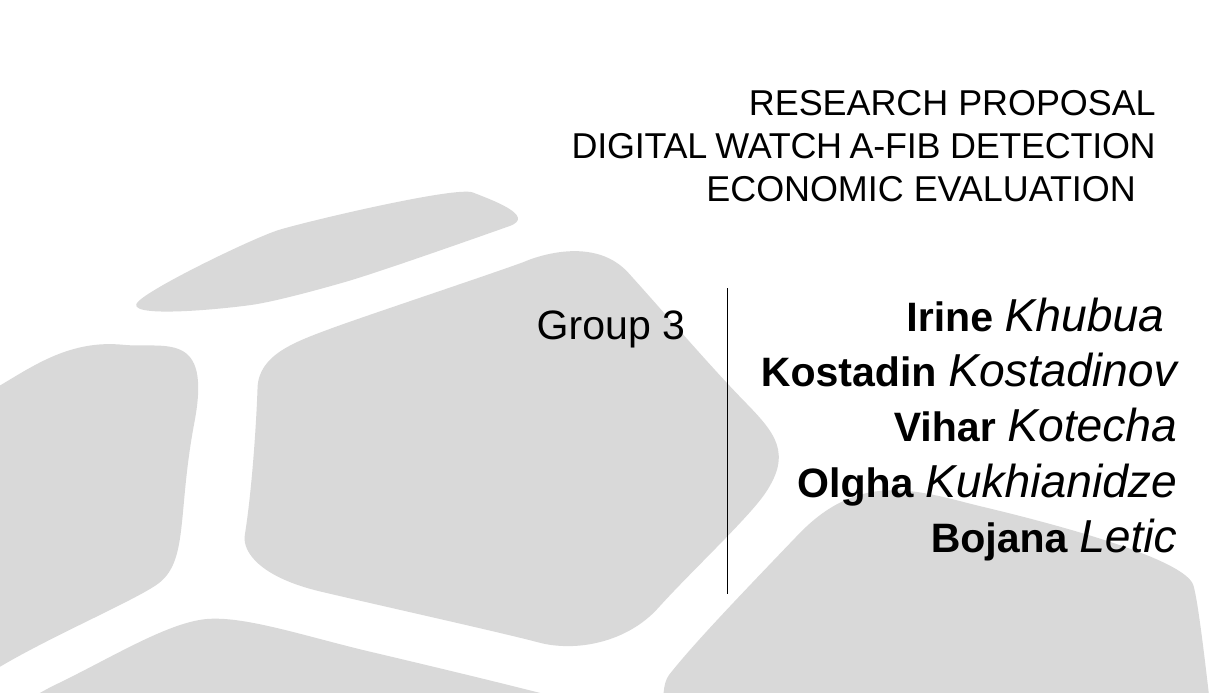
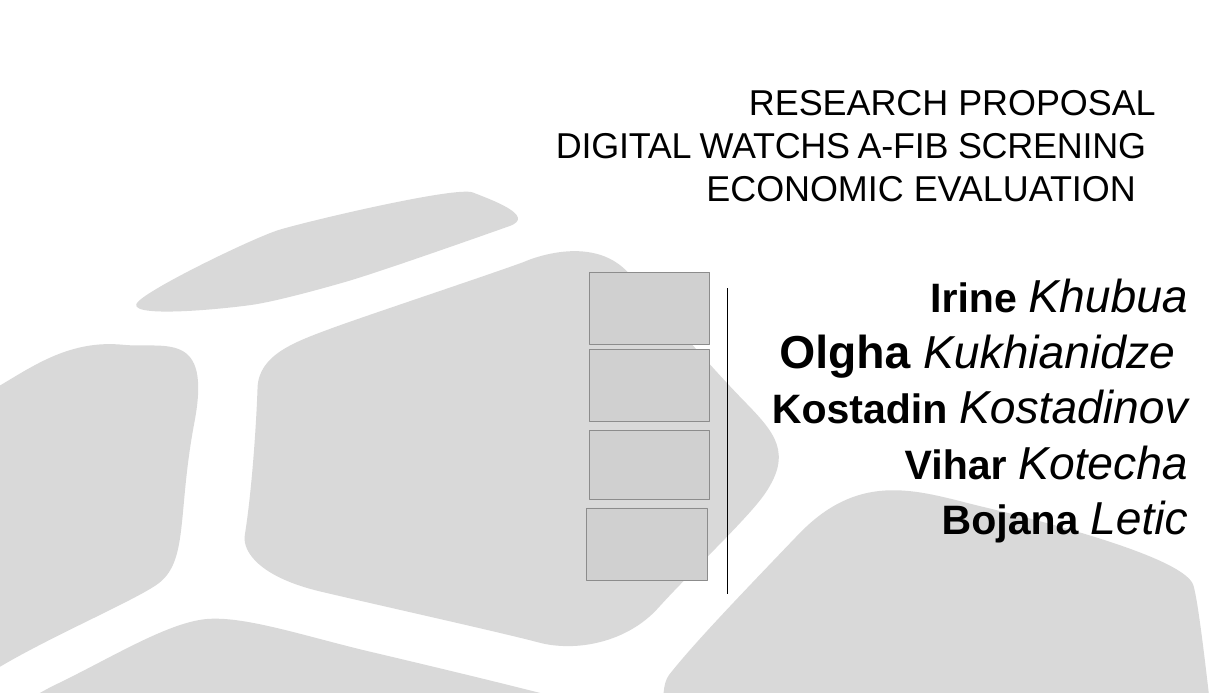
Before and after one commit to kostadinoff/SMU_seminar_in_economic-_evaluation_in_Healthcare, a slide deck: slide 1 of group_assigment/group_assigment.pptx. Drawn at 1232x693 pixels with LibreOffice and Linux fonts; fonts in the diff are those of the drawing; grey boxes stand for pictures. Boxes give left, top, right and bottom in pixels: in the first picture for what was removed or moved away, otherwise in the second. Text is boxed around its words. In the diff, an @@ line names an element or a change of style, - is before the commit and + after.

```diff
--- a/group_assigment/group_assigment.pptx
+++ b/group_assigment/group_assigment.pptx
@@ title at (x1=556, y1=90, x2=1155, y2=202): text changed @@
-RESEARCH PROPOSAL
-DIGITAL WATCH A-FIB DETECTION
-ECONOMIC EVALUATION
+RESEARCH PROPOSAL
+DIGITAL WATCHS A-FIB SCRENING
+ECONOMIC EVALUATION
@@ text "Irine Khubua" moved from (x1=761, y1=297, x2=1177, y2=561) to (x1=772, y1=278, x2=1188, y2=543) @@
@@ picture added at (x1=590, y1=273, x2=710, y2=345) @@
@@ subtitle removed at (x1=537, y1=310, x2=685, y2=347) @@
-Group 3
@@ picture added at (x1=590, y1=350, x2=710, y2=422) @@
@@ text at (x1=779, y1=334, x2=1175, y2=378): paragraph added @@
+Olgha Kukhianidze
@@ picture added at (x1=590, y1=430, x2=710, y2=499) @@
@@ text at (x1=797, y1=463, x2=1177, y2=505): paragraph removed @@
-Olgha Kukhianidze
@@ picture added at (x1=587, y1=508, x2=707, y2=580) @@
```
Also in this commit, not shown: 1 other slide changed, 4 slides added, 2 slides removed, 9 other files.
